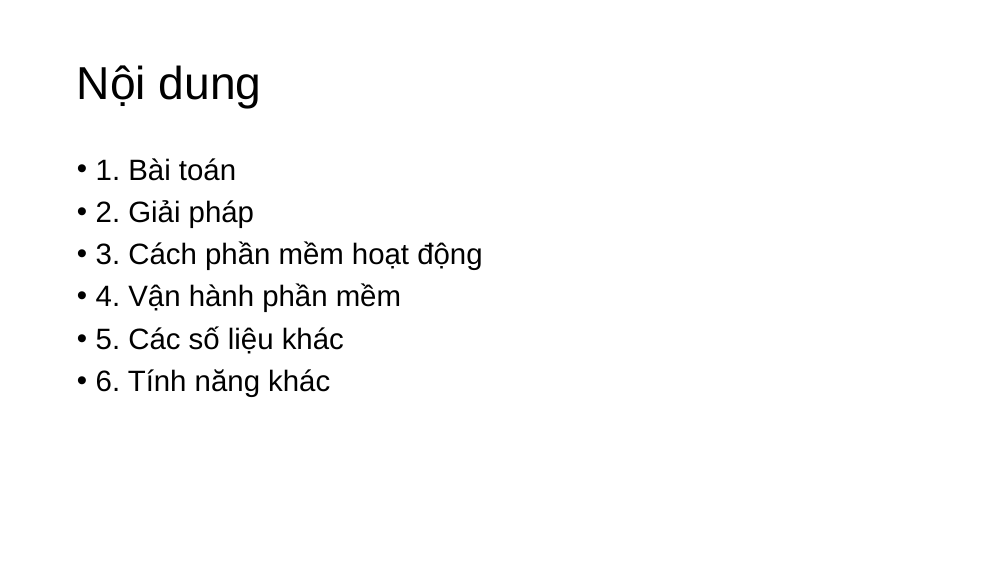
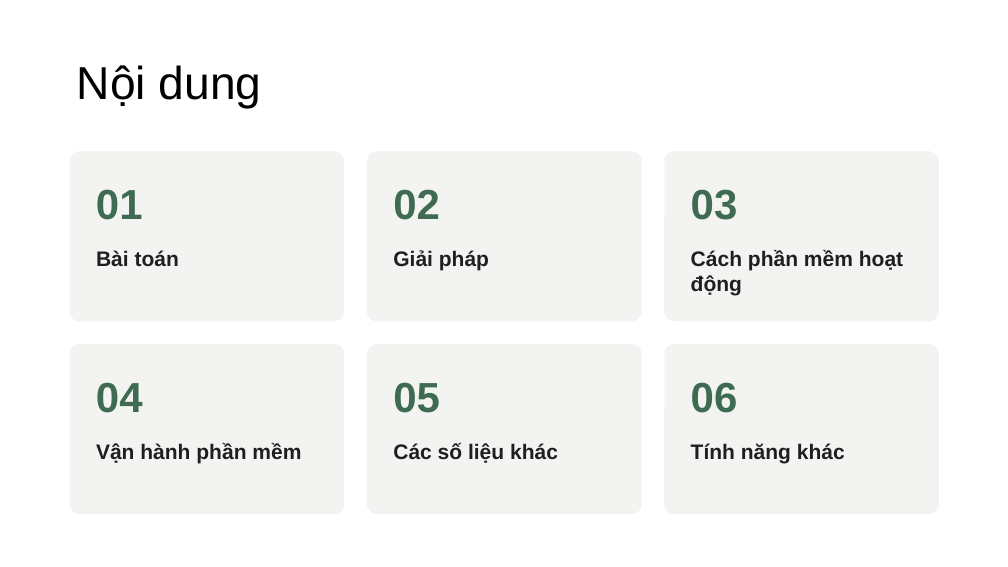
Before and after one commit to nguyenphanvantruong6969-arch/rbda-kiosk, a slide deck: slide 2 of THUYET_TRINH_KHKT_DA_SUA_FONT.pptx. Drawn at 1008x567 pixels with LibreOffice and Linux fonts; fonts in the diff are those of the drawing. Boxes give left, top, right and bottom in pixels: in the first picture for what was removed or moved away, otherwise in the second. Text is boxed around its words. In the diff, an @@ line names an element or a change of style, - is before the commit and + after.

```diff
--- a/THUYET_TRINH_KHKT_DA_SUA_FONT.pptx
+++ b/THUYET_TRINH_KHKT_DA_SUA_FONT.pptx
@@ rounded rectangle added at (70, 151, 344, 321), fill #F3F4F1 @@
@@ text removed at (96, 158, 482, 397) @@
-• 1. Bài toán
-• 2. Giải pháp
-• 3. Cách phần mềm hoạt động
-• 4. Vận hành phần mềm
-• 5. Các số liệu khác
-• 6. Tính năng khác
@@ rounded rectangle added at (367, 151, 641, 321), fill #F3F4F1 @@
@@ rounded rectangle added at (665, 151, 939, 321), fill #F3F4F1 @@
@@ text added at (96, 189, 143, 220), 40 pt, text #3F6B52, bold @@
+01
@@ text added at (393, 189, 440, 220), 40 pt, text #3F6B52, bold @@
+02
@@ text added at (691, 189, 738, 220), 40 pt, text #3F6B52, bold @@
+03
@@ text added at (96, 250, 179, 266), 20 pt, text #1F1F1F, bold @@
+Bài toán
@@ text added at (393, 250, 489, 271), 20 pt, text #1F1F1F, bold @@
+Giải pháp
@@ text added at (691, 250, 903, 296), 20 pt, text #1F1F1F, bold @@
+Cách phần mềm hoạt động
@@ rounded rectangle added at (70, 344, 344, 514), fill #F3F4F1 @@
@@ rounded rectangle added at (367, 344, 641, 514), fill #F3F4F1 @@
@@ rounded rectangle added at (665, 344, 939, 514), fill #F3F4F1 @@
@@ text added at (96, 382, 143, 413), 40 pt, text #3F6B52, bold @@
+04
@@ text added at (393, 382, 440, 413), 40 pt, text #3F6B52, bold @@
+05
@@ text added at (691, 382, 738, 413), 40 pt, text #3F6B52, bold @@
+06
@@ text added at (96, 443, 301, 463), 20 pt, text #1F1F1F, bold @@
+Vận hành phần mềm
@@ text added at (393, 443, 558, 463), 20 pt, text #1F1F1F, bold @@
+Các số liệu khác
@@ text added at (691, 443, 845, 463), 20 pt, text #1F1F1F, bold @@
+Tính năng khác
```
Also in this commit, not shown: 3 other slides changed.
